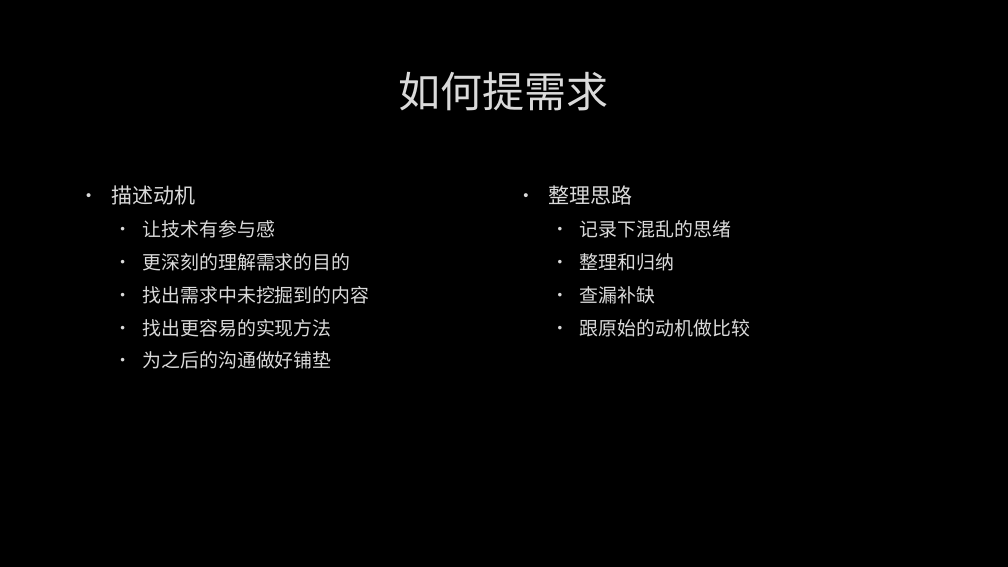
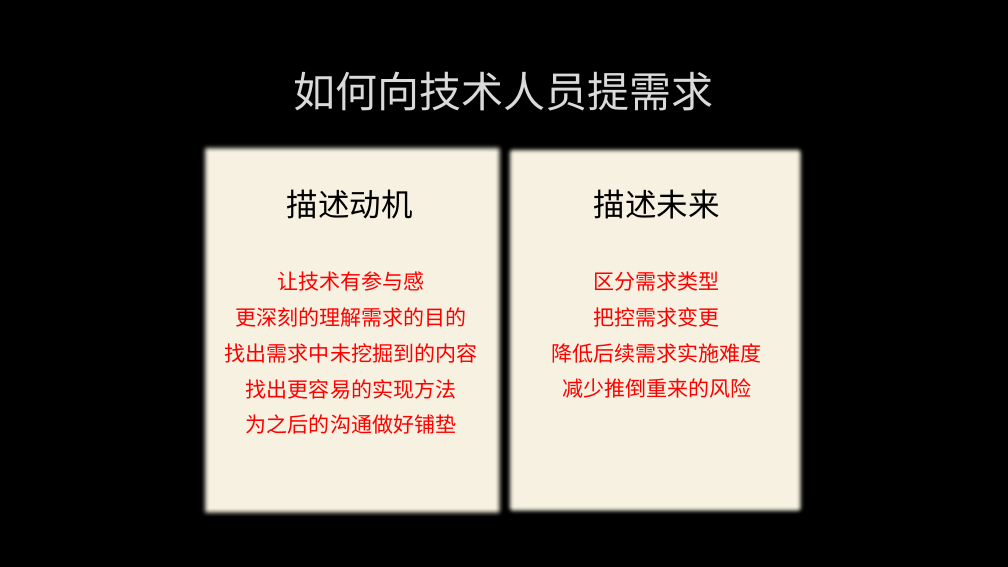
Before and after one commit to albertclass/Lessons, a slide deck: slide 13 of communication/策划与程序沟通技巧.pptx (slide 12 before the commit). Drawn at 1008x567 pixels with LibreOffice and Linux fonts; fonts in the diff are those of the drawing; background and template pictures are left out. Boxes give left, top, right and bottom in pixels: in the first picture for what was removed or moved away, otherwise in the second. Text is boxed around its words. In the diff, an @@ line names an element or a change of style, - is before the commit and + after.

```diff
--- a/communication/策划与程序沟通技巧.pptx
+++ b/communication/策划与程序沟通技巧.pptx
@@ title at <box>294,71,714,111</box>: text changed @@
-如何提需求
+如何向技术人员提需求
@@ text "描述动机": place and size @@
-text "描述动机" at <box>111,185,370,369</box>
+text "描述动机" at <box>200,143,504,516</box>
@@ text "描述动机" at <box>200,143,504,516</box>: size 20 to 30 pt, text colour #DADADA to #000000 in "描述动机"; size 18 to 20 pt, text colour #DADADA to #FF0000; alignment left to centre; bullet • to none; more space between paragraphs; list level 2 to 1 in "让技术有参与感"; list level 2 to 1 in "更深刻的理解需求的目的"; list level 2 to 1 in "找出需求中未挖掘到的内容"; list level 2 to 1 in "找出更容易的实现方法"; list level 2 to 1 in "为之后的沟通做好铺垫"; fill none to #F6F1E1; shadow on @@
@@ rectangle added at <box>504,143,807,516</box>, fill #F6F1E1, 20 pt, text #FF0000 @@
+描述未来
+区分需求类型
+把控需求变更
+降低后续需求实施难度
+减少推倒重来的风险
@@ text removed at <box>549,185,750,337</box> @@
-• 整理思路
-  • 记录下混乱的思绪
-  • 整理和归纳
-  • 查漏补缺
-  • 跟原始的动机做比较
```
Also in this commit, not shown: 8 other slides changed, 2 slides added, 2 slides removed.
